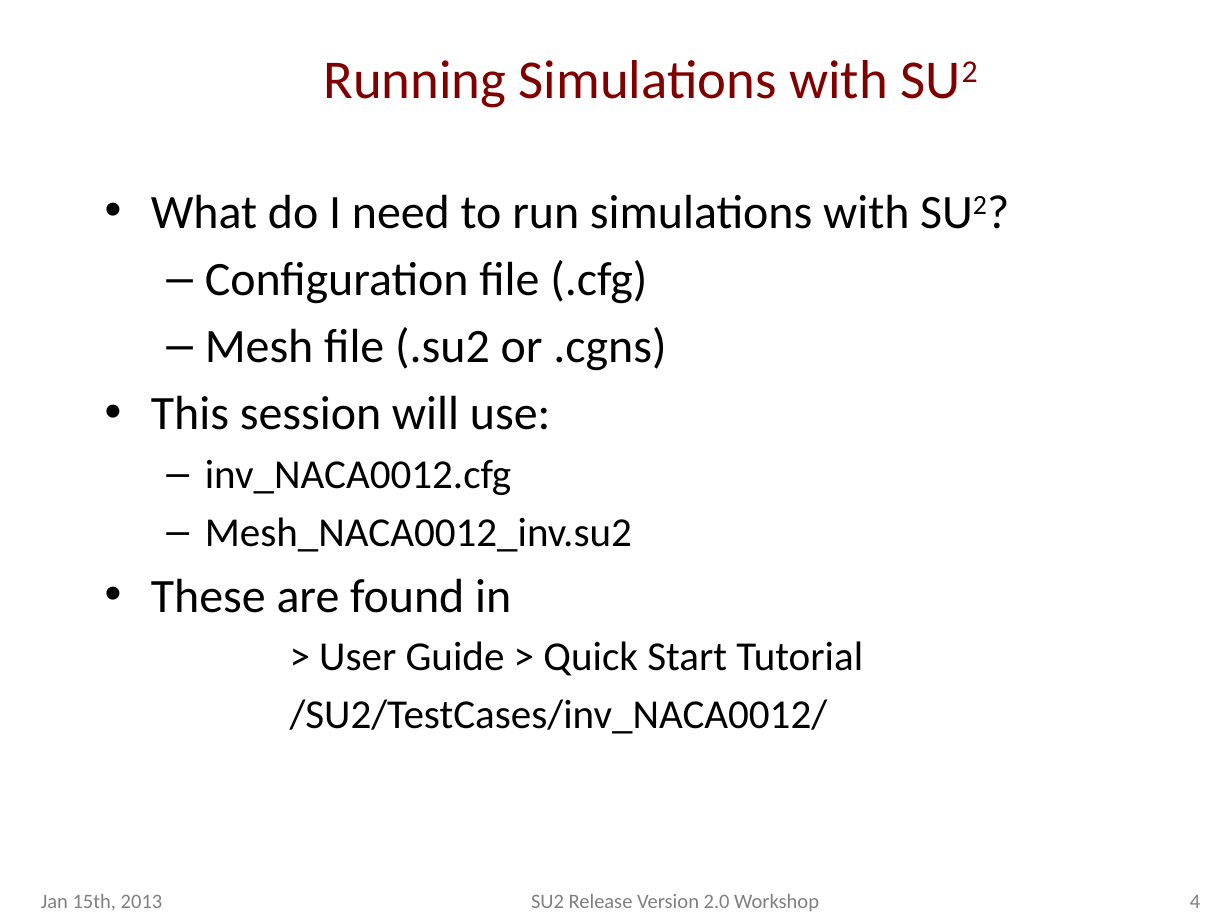
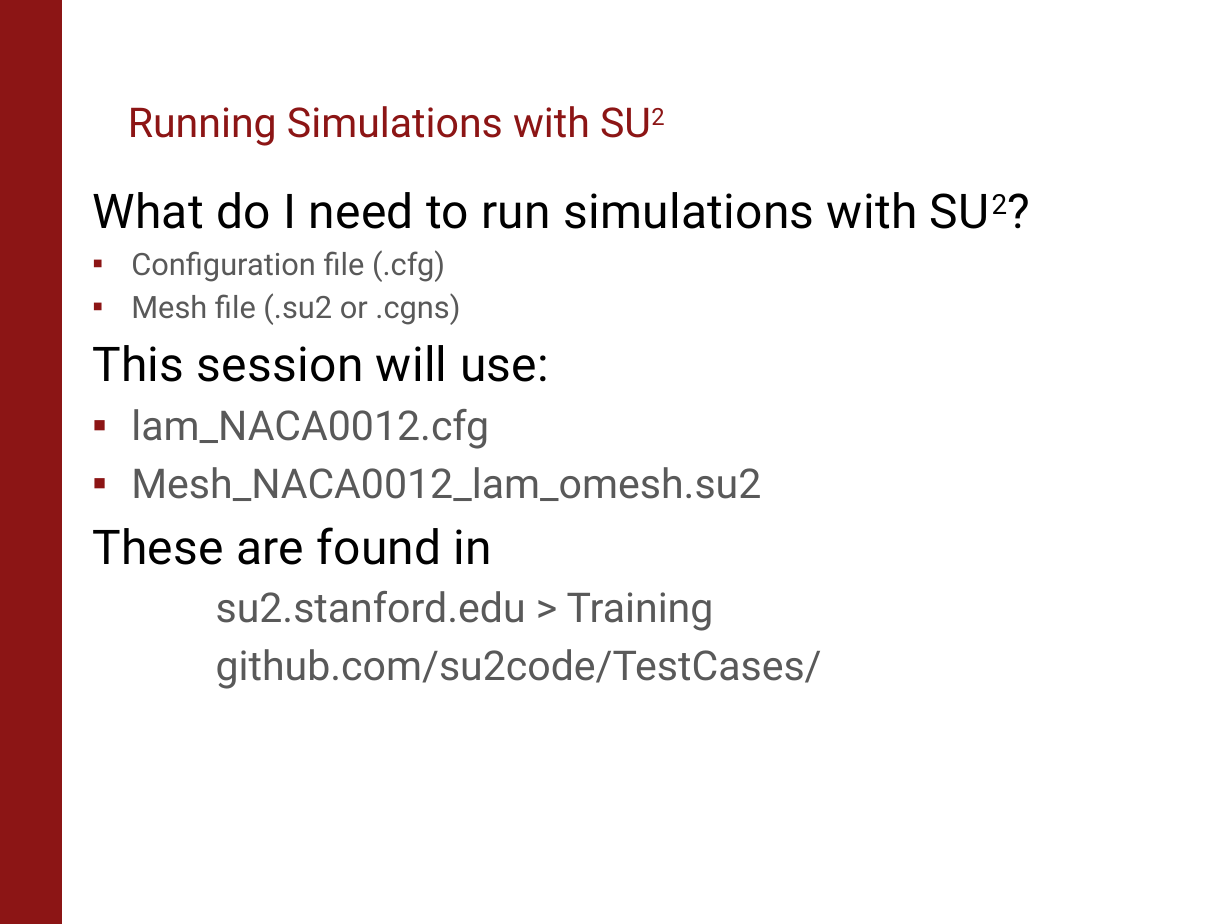
Before and after one commit to su2code/SU2, a slide deck: slide 3 of Presentations/1st Workshop/Running_SU2.pptx (slide 4 before the commit). Drawn at 1232x924 pixels with LibreOffice and Linux fonts; fonts in the diff are those of the drawing; background and template pictures are left out. Boxes give left, top, right and bottom in pixels: in the first picture for what was removed or moved away, otherwise in the second. Text is boxed around its words. In the diff, an @@ line names an element or a change of style, - is before the commit and + after.

Commit message:
updated quickstart presentation

```diff
--- a/Presentations/1st Workshop/Running_SU2.pptx
+++ b/Presentations/1st Workshop/Running_SU2.pptx
@@ rectangle added at <box>0,0,62,924</box>, fill #8C1515, outline #8C1515 0.75 pt @@
@@ ellipse removed at <box>15,12,1173,415</box> @@
@@ title "Running Simulations with SU2": place and size @@
-title "Running Simulations with SU2" at <box>323,60,888,108</box>
+title "Running Simulations with SU2" at <box>128,106,590,146</box>
@@ title "Running Simulations with SU2" at <box>128,106,590,146</box>: size 32 to 24 pt, font Calibri to Roboto, text colour #800000 to #8C1515; alignment centre to left; line spacing 1 to 0.85; vertical alignment middle to bottom @@
@@ text at <box>92,192,917,565</box>: font Calibri to Roboto in "What do I need to run simulations ...", "Configuration file (.cfg)", "Mesh file (.su2 or .cgns)", "This session will use:" and 1 more places; letter spacing 0 to 0.2 pt in "What do I need to run simulations ...", "This session will use:", "These are found in"; size 28 to 18 pt, text colour #000000 to #595959 in "Configuration file (.cfg)", "Mesh file (.su2 or .cgns)"; bullet • to none; bullet – to ▪; less space between paragraphs @@
@@ text at <box>131,409,761,501</box>: text changed; font Calibri to Roboto; text colour #000000 to #595959 @@
-  – inv_NACA0012.cfg
-  – Mesh_NACA0012_inv.su2
+  ▪ lam_NACA0012.cfg
+  ▪ Mesh_NACA0012_lam_omesh.su2
@@ text at <box>216,591,822,689</box>: text changed; font Calibri to Roboto; text colour #000000 to #595959 @@
-  > User Guide > Quick Start Tutorial
-  /SU2/TestCases/inv_NACA0012/
+  su2.stanford.edu > Training
+  github.com/su2code/TestCases/
@@ text removed at <box>41,894,163,911</box> @@
-Jan 15th, 2013
@@ text removed at <box>531,894,819,911</box> @@
-SU2 Release Version 2.0 Workshop
@@ page number removed at <box>1190,895,1200,908</box> @@
-4
```
Also in this commit, not shown: 7 other slides changed, 4 slides added, 4 slides removed, 2 other files.
